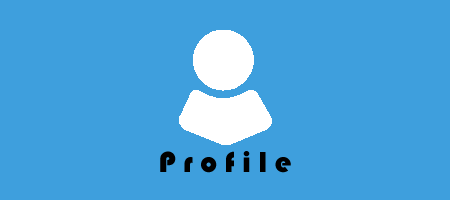
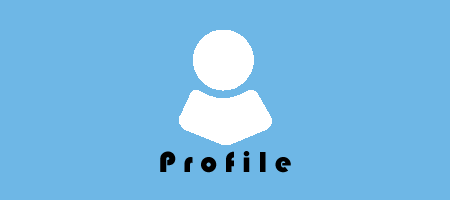
Before/after of a 450 x 200 layered artwork. What changed in the layer stack:
"Shape 1": opacity 100% → 75% over [0, 0, 450, 200]
